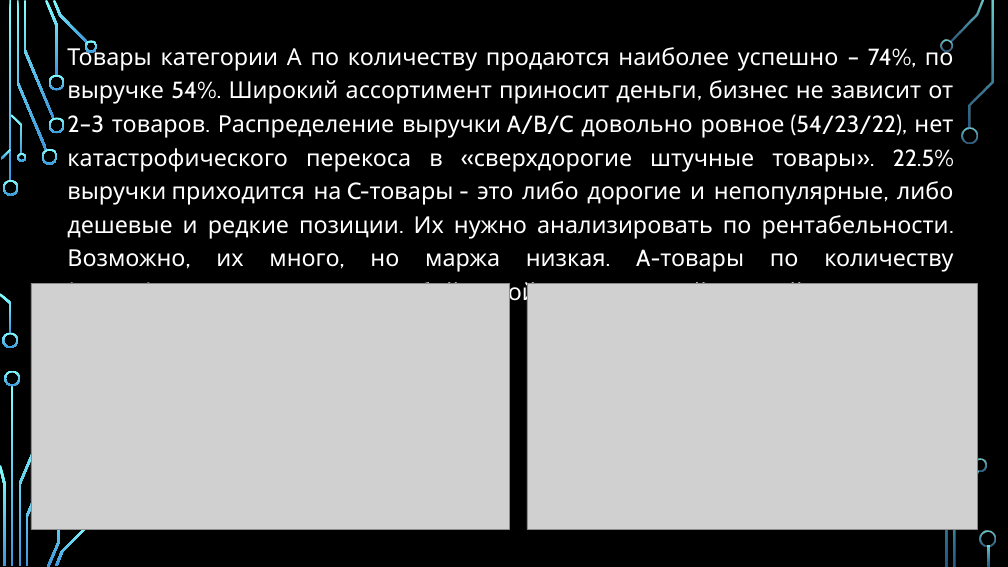
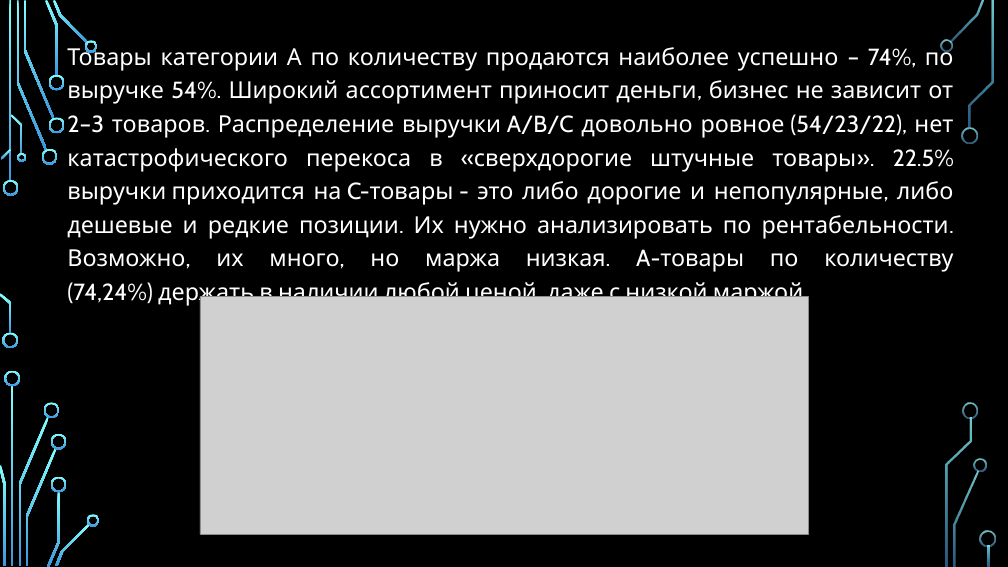
Before and after one commit to julmiha25-sys/Diplom_sales_analytics, a slide deck: slide 5 of Презентации/Ассортиментный анализ.pptx. Drawn at 1008x567 pixels with LibreOffice and Linux fonts; fonts in the diff are those of the drawing; grey boxes stand for pictures; background and template pictures are left out. Boxes give left, top, right and bottom in pixels: in the first picture for what was removed or moved away, otherwise in the second. Text is boxed around its words. In the diff, an @@ line names an element or a change of style, - is before the commit and + after.

```diff
--- a/Презентации/Ассортиментный анализ.pptx
+++ b/Презентации/Ассортиментный анализ.pptx
@@ picture removed at box(31, 284, 510, 529) @@
@@ picture added at box(200, 296, 808, 535) @@
@@ picture removed at box(527, 284, 977, 529) @@
@@ group added at box(44, 402, 100, 526): 4 freeform shapes @@
```
Also in this commit, not shown: 5 other slides changed, 2 slides added, 1 other file.
